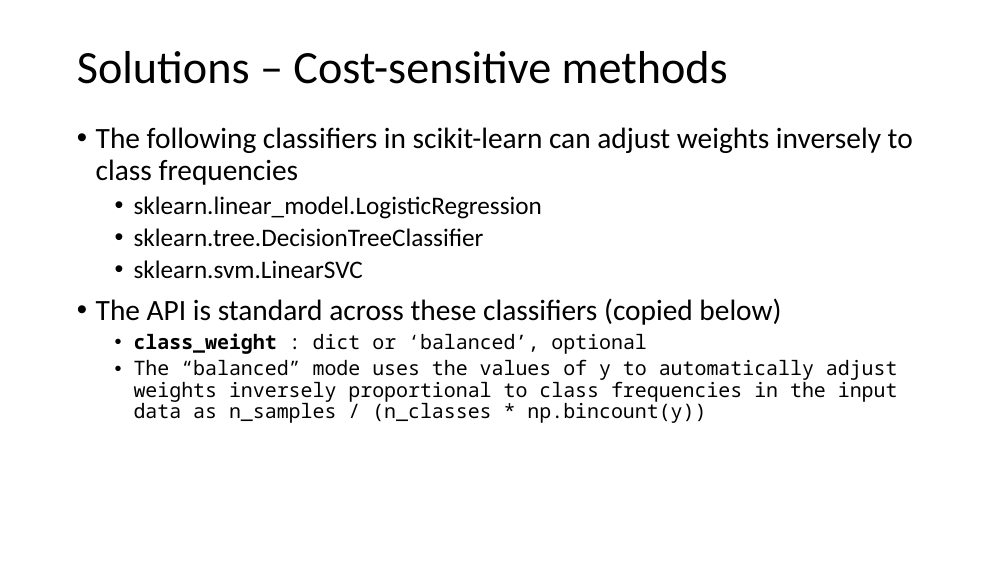
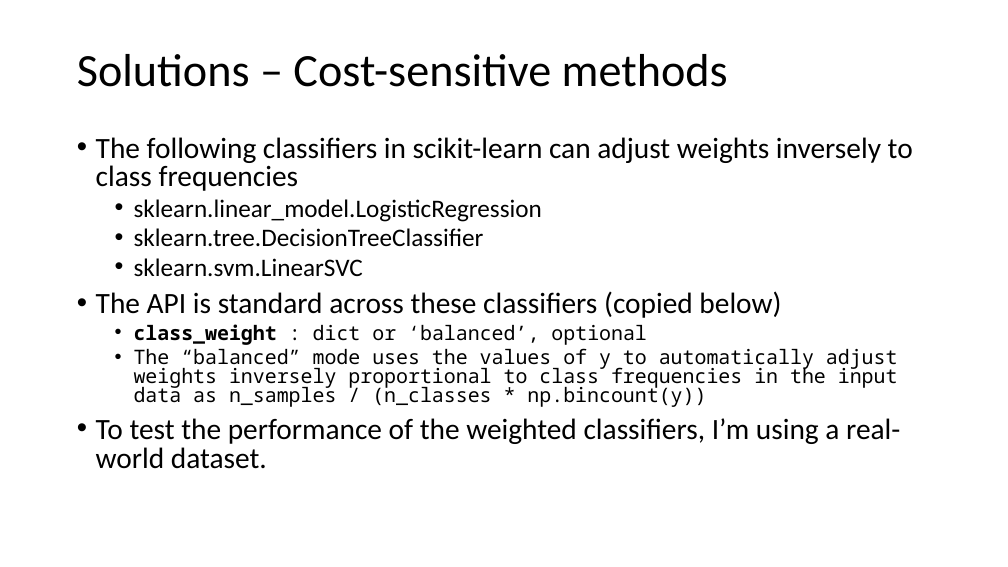
Before and after one commit to timgasser/acm_imbalanced_learning, a slide deck: slide 21 of acm_imbalance_datasets.pptx (slide 20 before the commit). Drawn at 1008x567 pixels with LibreOffice and Linux fonts; fonts in the diff are those of the drawing. Boxes give left, top, right and bottom in pixels: in the first picture for what was removed or moved away, otherwise in the second. Text is boxed around its words. In the diff, an @@ line names an element or a change of style, - is before the commit and + after.

```diff
--- a/acm_imbalance_datasets.pptx
+++ b/acm_imbalance_datasets.pptx
@@ text "The following classifiers in scikit-learn ..." moved from (x1=96, y1=127, x2=913, y2=423) to (x1=96, y1=137, x2=913, y2=469) @@
@@ text at (x1=96, y1=137, x2=913, y2=407): line spacing 0.9 to 0.8 @@
@@ text at (x1=96, y1=418, x2=900, y2=469): paragraph added @@
+• To test the performance of the weighted classifiers, I’m using a real-world dataset.
```
Also in this commit, not shown: 18 other slides changed, 5 slides added, 4 other files.
